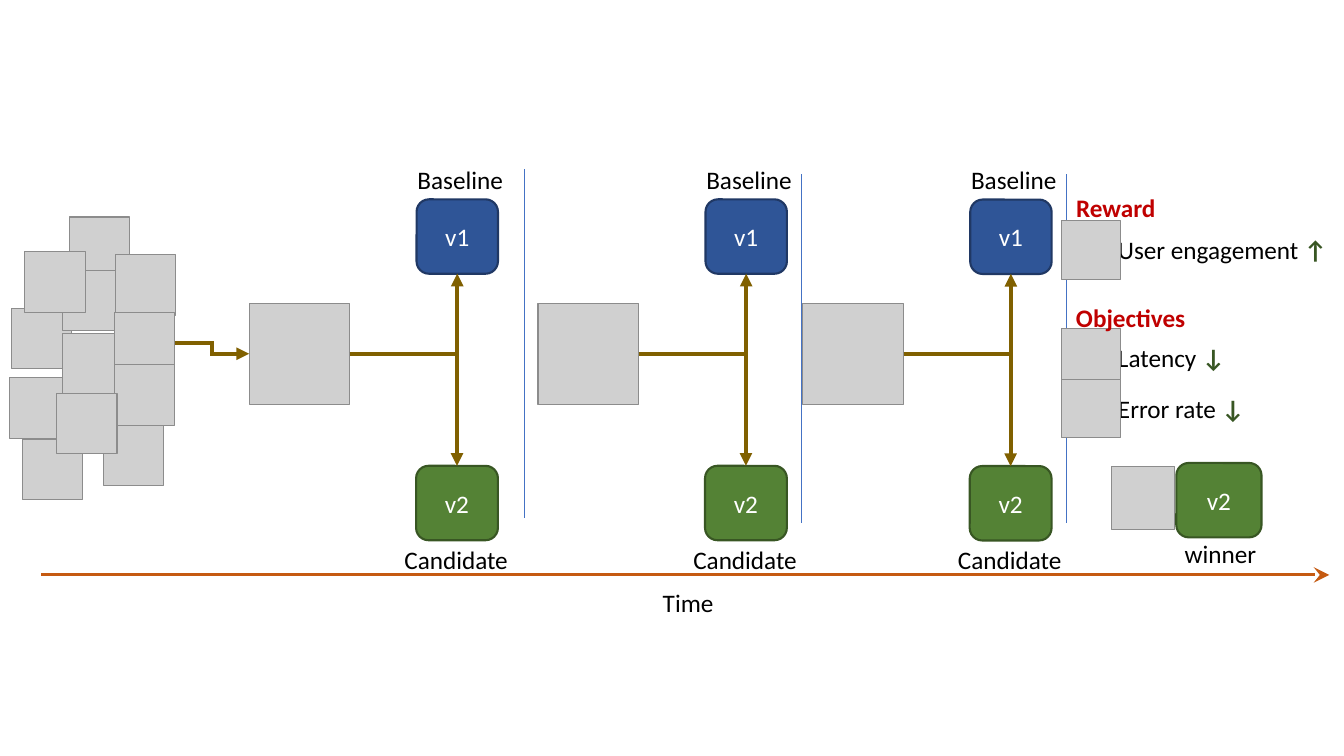
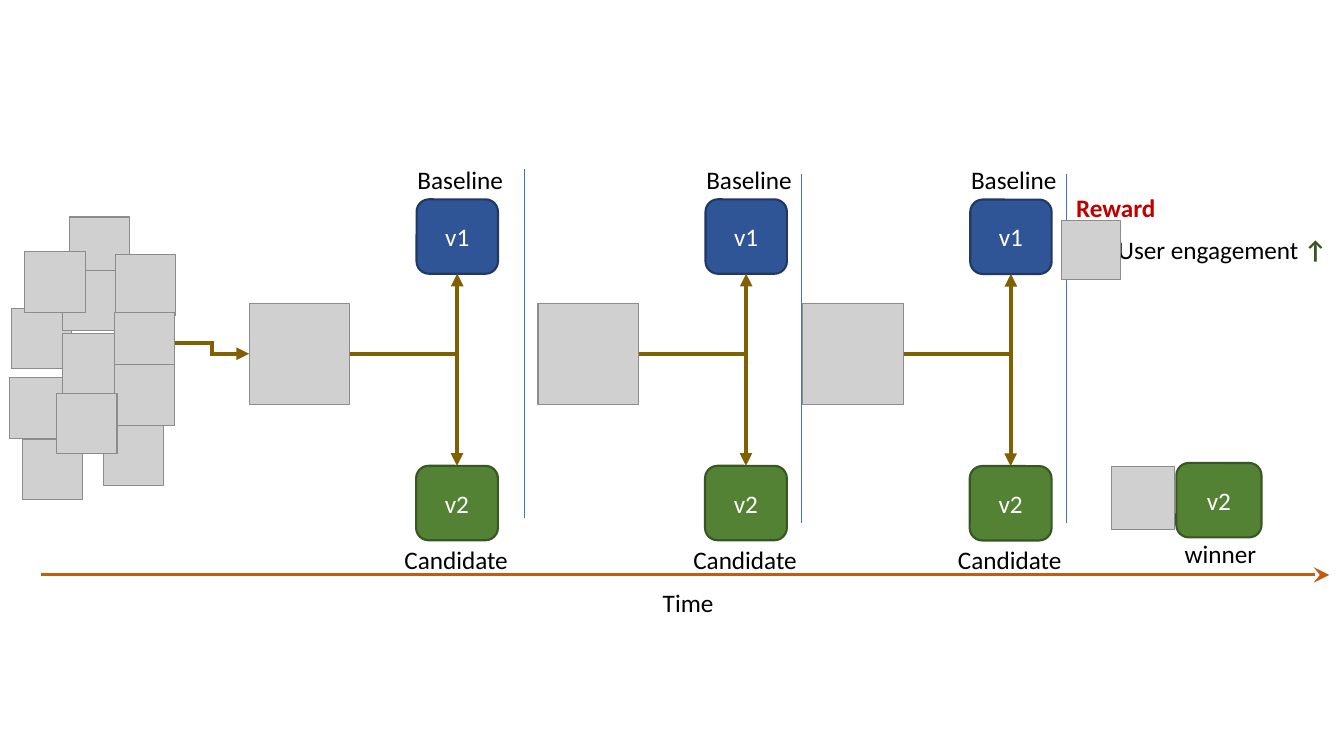
Before and after one commit to iter8-tools/iter8, a slide deck: slide 1 of mkdocs/docs/images/src/ab.pptx. Drawn at 1344x756 pixels with LibreOffice and Linux fonts; fonts in the diff are those of the drawing; grey boxes stand for pictures. Boxes give left, top, right and bottom in pixels: in the first picture for what was removed or moved away, otherwise in the second. Text is boxed around its words. In the diff, an @@ line names an element or a change of style, - is before the commit and + after.

```diff
--- a/mkdocs/docs/images/src/ab.pptx
+++ b/mkdocs/docs/images/src/ab.pptx
@@ picture removed at <box>1062,329,1120,387</box> @@
@@ text removed at <box>1076,309,1185,334</box> @@
-Objectives
@@ text removed at <box>1118,346,1196,373</box> @@
-Latency ↓
@@ picture removed at <box>1062,379,1120,438</box> @@
@@ text removed at <box>1118,397,1216,424</box> @@
-Error rate ↓
```
Also in this commit, not shown: 25 other files.
